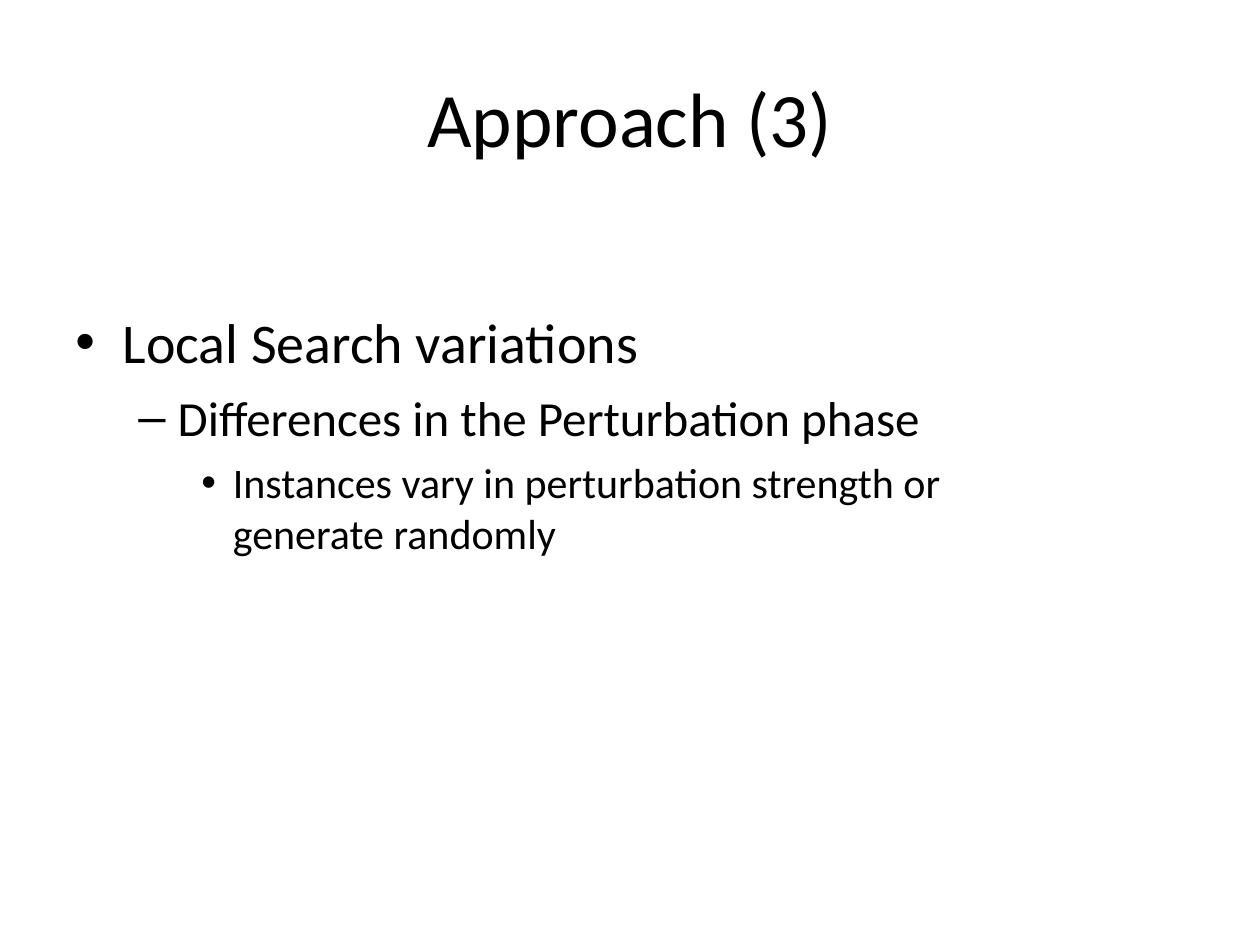
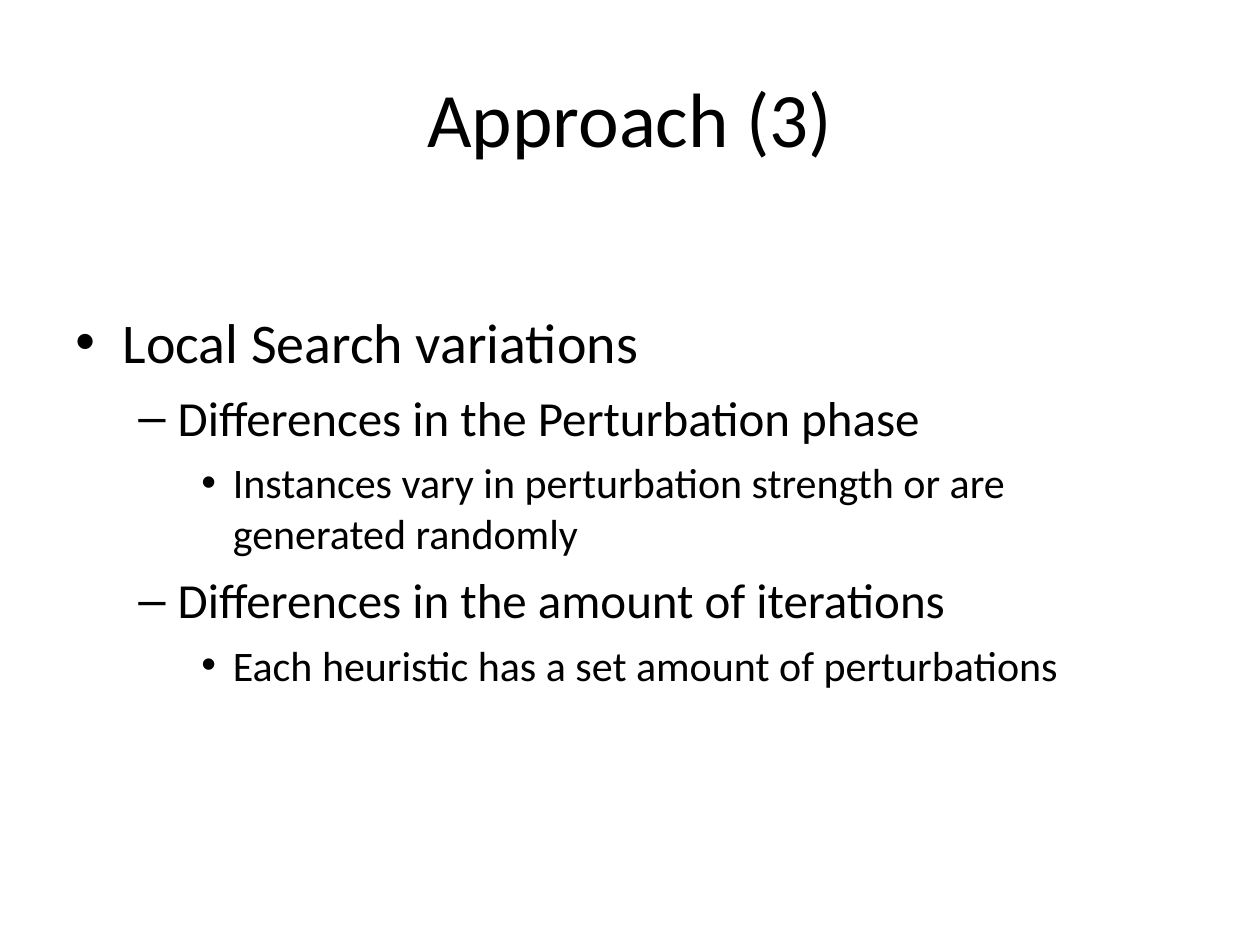
Before and after one commit to Saight/fms, a slide deck: slide 8 of Local Search Algorithms for Scheduling Vehicles in Cyclic.ppt. Drawn at 1260x945 pixels with LibreOffice and Linux fonts; fonts in the diff are those of the drawing. Boxes give left, top, right and bottom in pixels: in the first picture for what was removed or moved away, otherwise in the second. Text is boxed around its words. In the diff, an @@ line names an element or a change of style, - is before the commit and + after.

```diff
--- a/Local Search Algorithms for Scheduling Vehicles in Cyclic.ppt
+++ b/Local Search Algorithms for Scheduling Vehicles in Cyclic.ppt
@@ text at [178,468,1058,688]: text changed @@
-    • Instances vary in perturbation strength or
-      generate randomly
+    • Instances vary in perturbation strength or are generated randomly
+  – Differences in the amount of iterations
+    • Each heuristic has a set amount of perturbations
```
Also in this commit, not shown: 5 other slides changed, 2 slides added.
